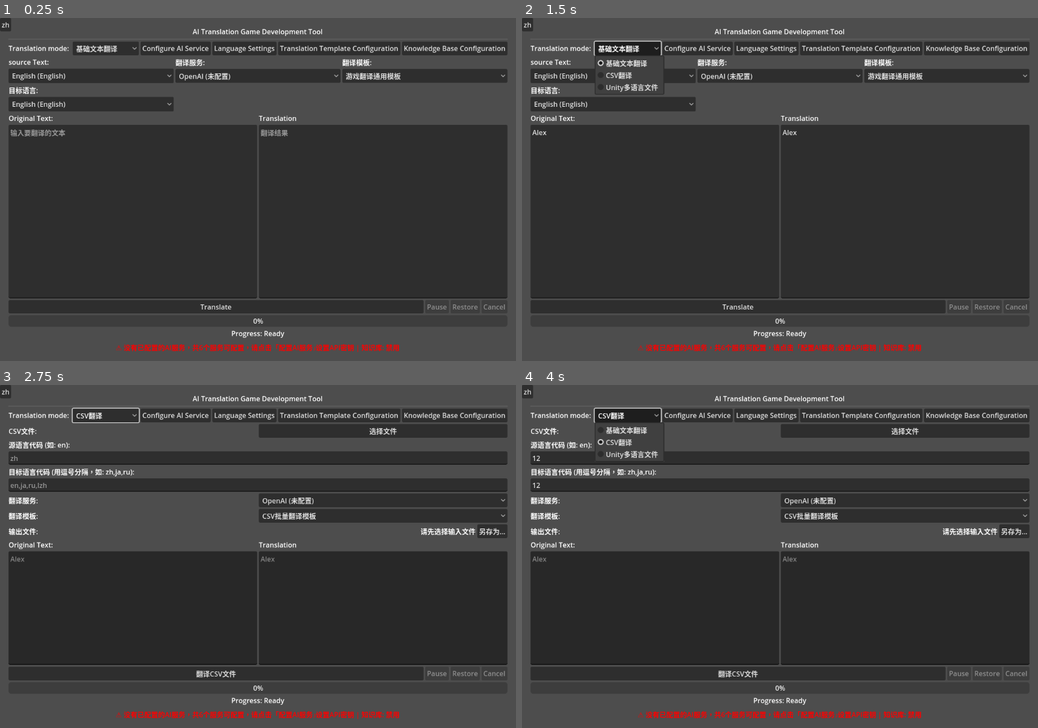
Above: before the commit, frames 1-4 (two rows, left to right).
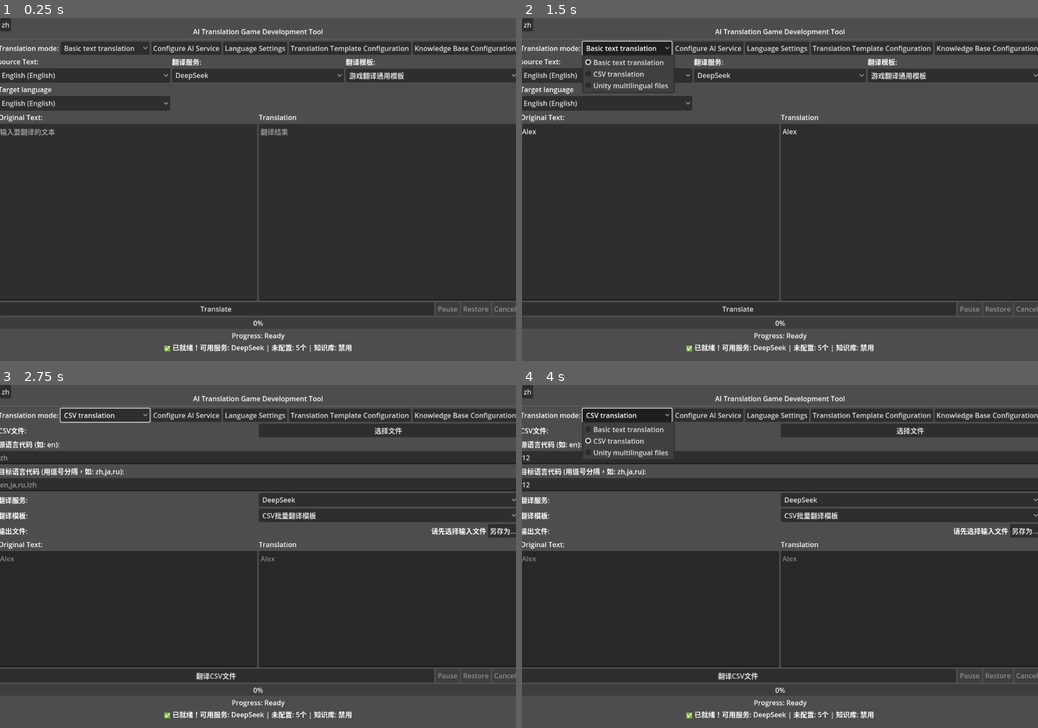
Above: after the commit, the same moments.

Repository: Drinkwang/moyi-india-localizer
Game: Godot game, scene res://scenes/main/main.tscn
The game is run twice, just before and just after one commit, with the same random seed, the same clock (stepped at 60 frames per second) and the same inputs.
Inputs (mouse positions are in pixels of both pictures, inside the frame that each line leads up to):
- Up to frame 1 (0.25 s): no input
- Up to frame 2 (1.5 s): click (656, 210) at 0.52 s; type "Alex" at 0.6 s; click (903, 210) at 0.75 s; type "Alex" at 0.83 s; click "基础文本翻译" (after the commit: "Basic text translation") at 1.25 s
- Up to frame 3 (2.75 s): click "English (English)" at 2 s
- Up to frame 4 (4 s): click (780, 457) at 2.77 s; type "12" at 2.85 s; click (780, 484) at 3 s; type "12" at 3.08 s; click "CSV翻译" (after the commit: "CSV translation") at 3.5 s

The runs differ from the first frame. In frame 1, 7.7% of the frame differs, in the area x 0-100%, y 3-98%; in frame 2, 8.1%; in frame 3, 8.1%; in frame 4, 8.5%.

Commit message:
translate add

Diff:
--- a/resources/configs/api_config.json
+++ b/resources/configs/api_config.json
@@ -19,7 +19,7 @@
 			"temperature": 0.3
 		},
 		"deepseek": {
-			"api_key": "",
+			"api_key": "sk-48c3ef29445744568da78cbe5d16f00a",
 			"base_url": "https://api.deepseek.com",
 			"enabled": true,
 			"max_tokens": 2000,
--- a/resources/languages/tool_language.csv
+++ b/resources/languages/tool_language.csv
@@ -1,4 +1,4 @@
-id,en,zh,lzh,ja,ru
+目标语言:,en,zh,lzh,ja,ru
 AI翻译游戏开发工具,AI Translation Game Development Tool,AI翻译游戏开发工具,AI翻譯遊戲開發工具,AI翻訳ゲーム開発ツール,AI инструмент для перевода игр
 翻译模式:,Translation mode:,翻译模式:,"翻譯模式：
 ","翻訳モード:
@@ -19,7 +19,7 @@
 譯文:
 
 請只返回翻譯結果，不要添加任何解釋。如果原文為空或只包含符號，請返回原文。",,
-请输入要翻译的文本...,Please enter the text to be translated…,请输入要翻译的文本...,請輸入要翻譯的文本...,翻訳するテキストを入力してください...,"Пожалуйста, введите текст для перевода..."
+请输入要翻译的文本.,Please enter the text to be translated…,请输入要翻译的文本...,請輸入要翻譯的文本...,翻訳するテキストを入力してください...,"Пожалуйста, введите текст для перевода..."
 翻译结果将显示在这里...,The translation results will be displayed here...,翻译结果将显示在这里...,翻譯結果將顯示在這裡...,翻訳結果がここに表示されます...,Результат перевода будет отображаться здесь...
 翻译,Translate,翻译,翻譯,翻訳,Перевод
 暂停,Pause,暂停,暫停,一時停止,Пауза
@@ -75,7 +75,7 @@
 可用变量: {source_language} {target_language} {text},Available variables: {source_language} {target_language} {text},可用变量:  …(208 unchanged characters)…
 保存模板,Save Template,保存模板,儲存範本,テンプレートを保存,Сохранить шаблон
 重置,Reset,重置,重置,リセット,Сброс
-导入,Import,导入,導入,インポート,Импорт
+导入,Input,导入,導入,インポート,Импорт
 导出,Export,导出,匯出,エクスポート,Экспорт
 知识库配置,Knowledge Base Configuration,知识库配置,知識庫配置,ナレッジベース設定,Настройка базы знаний
 知识库路径配置,Knowledge Base Path Configuration,知识库路径配置,知識庫路徑配置,ナレッジベースパス設定,Настройка пути к базе знаний
@@ -96,3 +96,73 @@
 应用更改,Apply Changes,应用更改,套用變更,変更を適用,Применить изменения
 重置为默认,Reset to Default,重置为默认,重設為預設,デフォルトにリセット,Сбросить настройки по умолчанию
 打开文件夹,Open Folder,打开文件夹,開啟資料夾,フォルダを開く,Открыть папку
+目标语言:,"Target language
+",,,,
+基础文本翻译,Basic text translation,,,,
+CSV翻译,CSV translation,,,,
+Unity多语言文件,Unity multilingual files,,,,
+百度翻译,Baidu translate,,,,
+本地模型,Local model,,,,
+CSV批量翻译模板,,,,,
+游戏翻译通用模板,,,,,
+游戏剧情翻译模板,,,,,
+游戏界面翻译模板,,,,,
+Unity多语言翻译模板,,,,,
+专门用于CSV文件的批量翻译，适合大量短文本,,,,,
+适用于大部分游戏文本翻译,,,,,
+用于游戏剧情、对话、叙述文本,,,,,
+专门用于游戏界面元素翻译,,,,,
+Unity多语言翻译模板,,,,,
+"你是专业的工具本地化翻译专家，正在处理游戏的多语言CSV文件。请注意：
+1. 这些文本通常是翻译软件工具的文本
+2. 保持翻译的一致性和专业性
+3. 适应目标语言的表达习惯
+4. 保持语言通俗易懂，和同类工具可比较
+5. 特殊符号和格式标记请保持不变
+6. 如果是空文本或只有符号，请保持原样",,,,,
+"你是一个专业的游戏本地化翻译专家。请遵循以下原则：
+1. 保持游戏术语的一致性和专业性
+2. 适应目标语言的表达习惯
+3. 保持原文的语气和情感
+4. 对于界面文本，保持简洁易懂
+5. 对于按键、快捷键等特殊符号保持不变
+6. 如果遇到代码、变量名或特殊标记，请保持原样",,,,,
+"你是游戏剧情翻译专家。请遵循：
+1. 保持角色性格特点
+2. 维持剧情的情感色彩
+3. 适应目标语言的叙述方式
+4. 保持对话的自然流畅
+5. 尊重原作的世界观设定
+6. 保持台词的戏剧性和感染力",,,,,
+"你是游戏界面翻译专家。请注意：
+1. 界面文本要简洁明了
+2. 按钮文字要符合用户习惯
+3. 菜单项目要层次清晰
+4. 提示信息要准确友好
+5. 保持统一的术语表达
+6. 考虑界面空间限制，避免过长的翻译",,,,,
+"你是专业的Unity游戏本地化翻译专家，正在处理Unity Localization Package文件。请注意：
+1. 这些文本来自Unity游戏的本地化系统
+2. 保持翻译的术语一致性，特别是游戏专有名词
+3. 适应目标语言的表达习惯和文化背景
+4. UI文本要简洁明了，适合界面显示
+5. 保持原文的语气和情感色彩
+6. 不要翻译变量占位符、特殊标记或代码
+7. 考虑字符串长度对UI布局的影响",,,,,
+CSV文件:,,,,,
+选择文件,,,,,
+源语言代码 (如: en):,,,,,
+"目标语言代码 (用逗号分隔，如: zh,ja,ru):",,,,,
+翻译服务:,,,,,
+翻译模板:,,,,,
+输出文件:,,,,,
+请先选择输入文件,,,,,
+另存为...,,,,,
+Unity多语言文件:,,,,,
+支持格式: Unity Localization Package (JSON),,,,,
+源语言代码 (如: en):,,,,,
+"目标语言代码 (用逗号分隔，如: zh-CN,ja,ko):",,,,,
+翻译服务:,,,,,
+翻译模板:,,,,,
+输出文件:,,,,,
+请先选择输入文件,,,,,
--- a/scenes/main/main.gd
+++ b/scenes/main/main.gd
@@ -148,7 +148,6 @@
 	_initialize_services()
 	_setup_ui()
 	_connect_signals()
-	TranslationServer.set_locale("en")
 	intLan()
 
 ## 初始化服务
@@ -798,9 +797,9 @@
 		return
 
 	mode_option.clear()
-	mode_option.add_item("基础文本翻译", TranslationMode.BASIC)
-	mode_option.add_item("CSV翻译", TranslationMode.GODOT_CSV)
-	mode_option.add_item("Unity多语言文件", TranslationMode.UNITY_LOCALIZATION)
+	mode_option.add_item(tr("基础文本翻译"), TranslationMode.BASIC)
+	mode_option.add_item(tr("CSV翻译"), TranslationMode.GODOT_CSV)
+	mode_option.add_item(tr("Unity多语言文件"), TranslationMode.UNITY_LOCALIZATION)
 	mode_option.selected = 0
 
 
